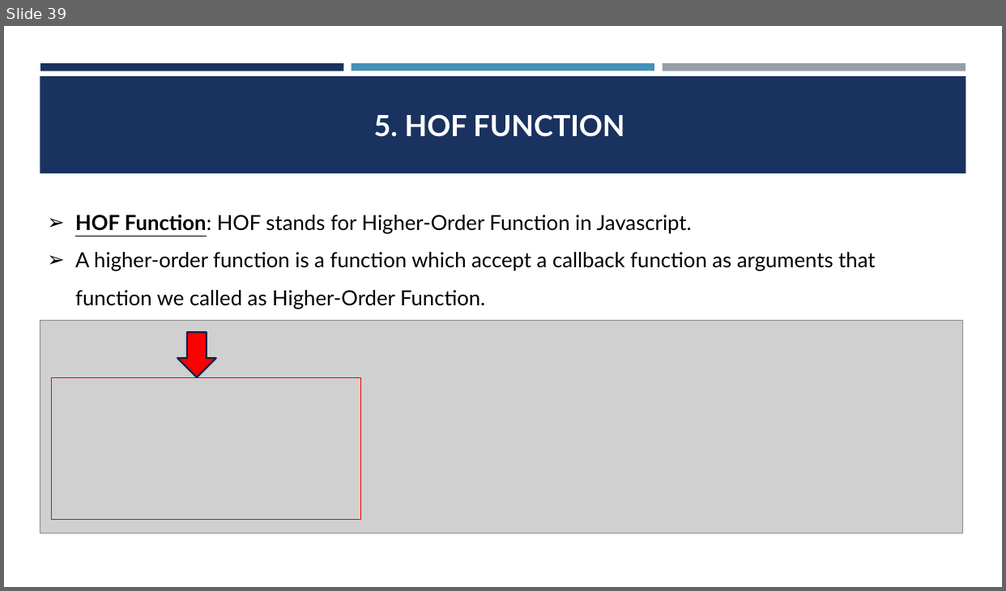
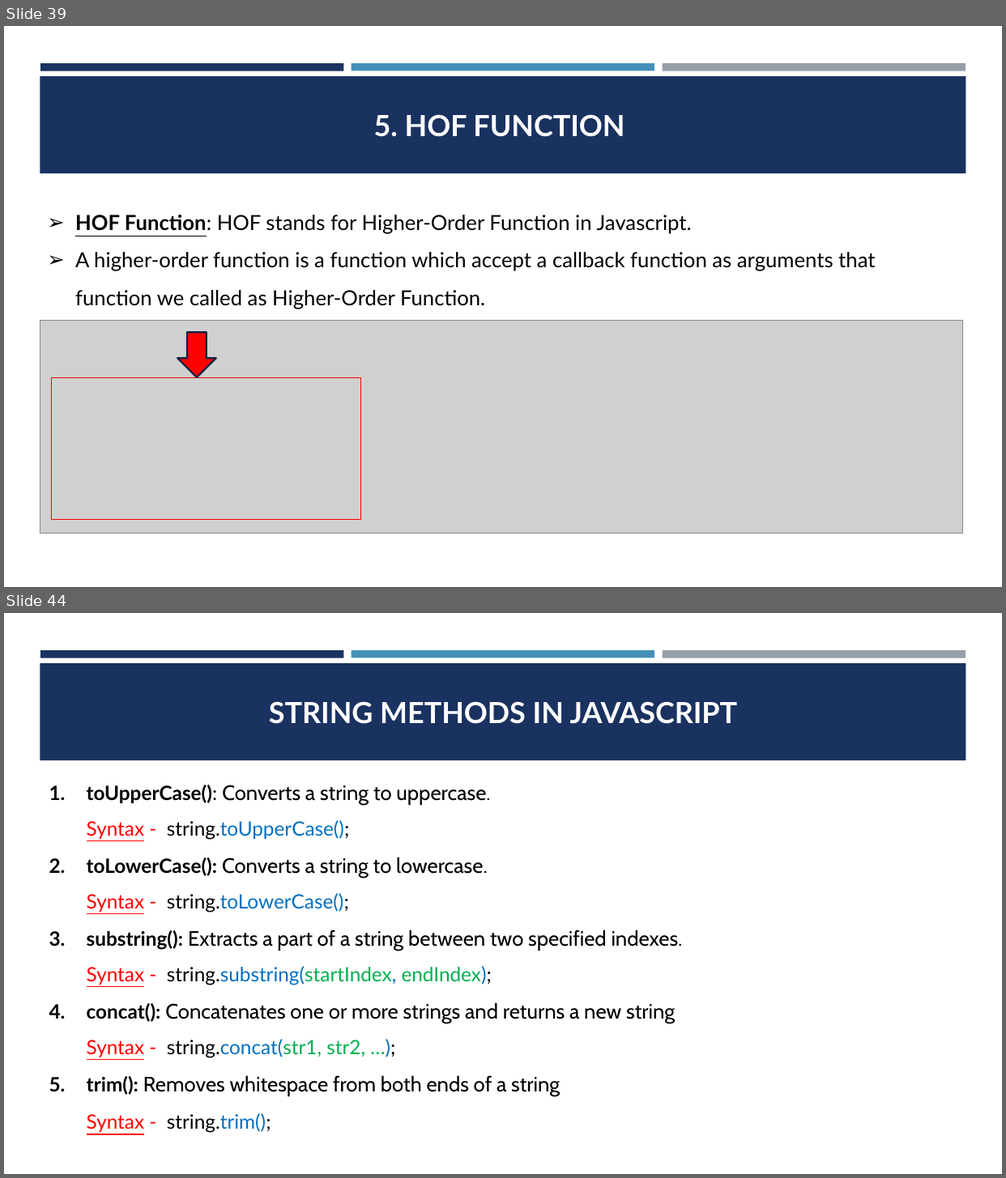
Before and after one commit to CodeCrafterRohit/PEC-Training, a slide deck: JAVASCRIPT/JAVASCRIPT PPT.pptx. Shown one above the other, each under a label of ours: slide 39 before the commit, slides 39 and 44 after it; the slides between them are not shown. The pictures are 1006x591 and 1006x1178 pixels, drawn with LibreOffice and Linux fonts; fonts in the diff are those of the drawing; grey boxes stand for pictures. Boxes give left, top, right and bottom in pixels: in the first picture for what was removed or moved away, otherwise in the second. Text is boxed around its words. In the diff, an @@ line names an element or a change of style, - is before the commit and + after.

```diff
--- a/JAVASCRIPT/JAVASCRIPT PPT.pptx
+++ b/JAVASCRIPT/JAVASCRIPT PPT.pptx
@@ slide 44 added at <box>4,613,1002,1174</box>, background #FFFFFF; not listed: 4 template elements that a slide beside it also shows @@
@@ title added at <box>269,701,738,724</box>, 28 pt, text #FFFFFF, bold @@
+STRING METHODS IN JAVASCRIPT
@@ text added at <box>87,785,683,1133</box>, 19 pt, text #000000 @@
+1. toUpperCase(): Converts a string to uppercase.
+  Syntax - string.toUpperCase();
+2. toLowerCase(): Converts a string to lowercase.
+  Syntax - string.toLowerCase();
+3. substring(): Extracts a part of a string between two specified indexes.
+  Syntax - string.substring(startIndex, endIndex);
+4. concat(): Concatenates one or more strings and returns a new string
+  Syntax - string.concat(str1, str2, …);
+5. trim(): Removes whitespace from both ends of a string
+Syntax - string.trim();
```
Also in this commit, not shown: 13 other slides added, 13 other files.
